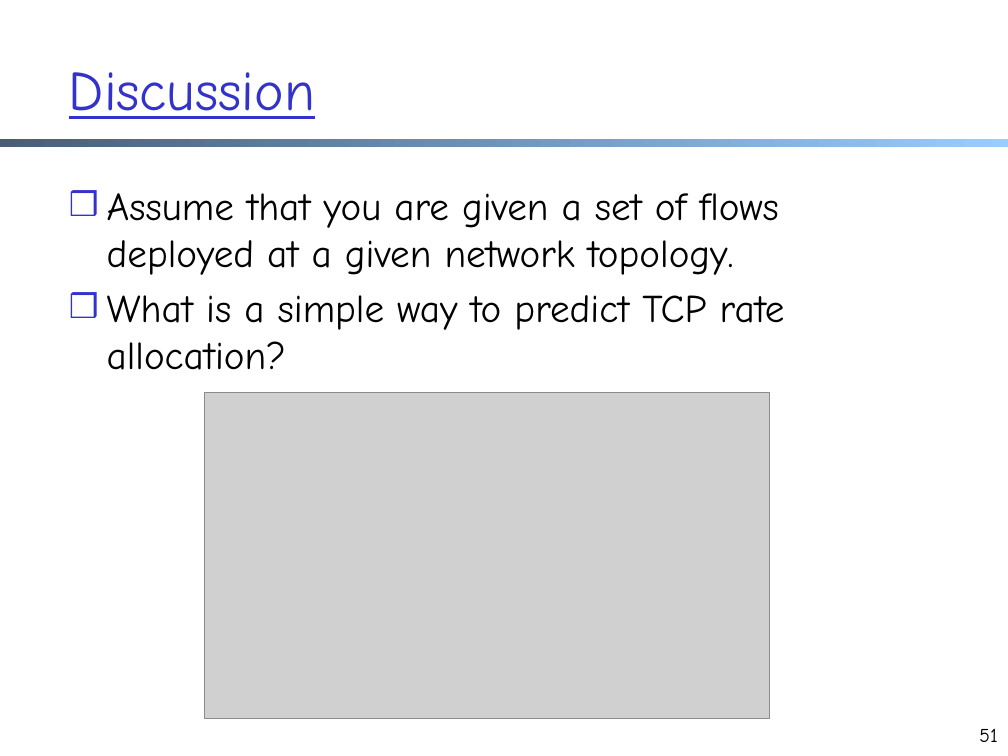
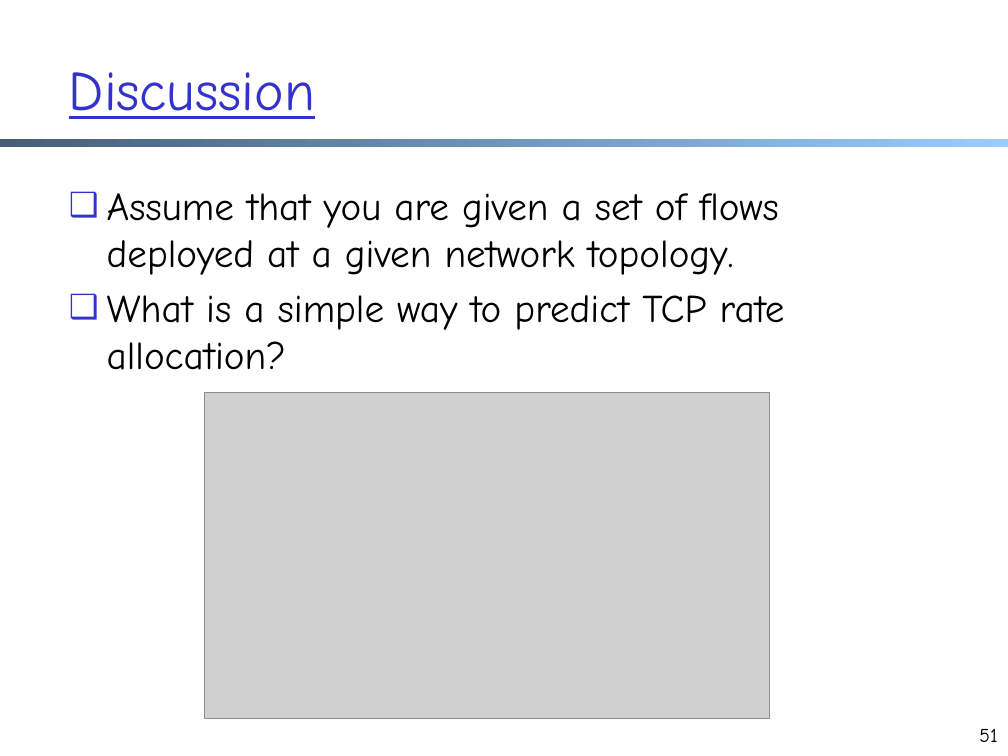
Before and after one commit to xiangq27/xiangq27.github.io, a slide deck: slide 51 of courses/cnns-xmuf21/files/lectures/transport-cc-network-wide-bwalloc-framework.pptx. Drawn at 1008x756 pixels with LibreOffice and Linux fonts; fonts in the diff are those of the drawing; grey boxes stand for pictures. Boxes give left, top, right and bottom in pixels: in the first picture for what was removed or moved away, otherwise in the second. Text is boxed around its words. In the diff, an @@ line names an element or a change of style, - is before the commit and + after.

```diff
--- a/courses/cnns-xmuf21/files/lectures/transport-cc-network-wide-bwalloc-framework.pptx
+++ b/courses/cnns-xmuf21/files/lectures/transport-cc-network-wide-bwalloc-framework.pptx
@@ text "Assume that you are given ..." at bbox=[107, 193, 785, 370]: bullet ❒ to ❑ @@
```
Also in this commit, not shown: 25 other slides changed, 7 other files.
